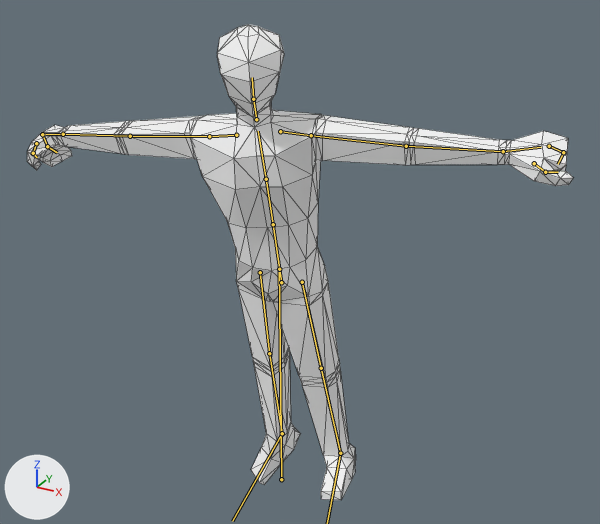
A saved change to the glTF model game/modules/species/Human/models/armature.gltf.
Both versions are drawn from a camera (50 mm lens) standing at (1.136, -1.939, 1.773) and looking at (0.033, 0.067, 0.77). The axes (+X, +Y, +Z) are drawn at lower left. The lights are the same throughout. Both versions are drawn at frame 56 of the action 'animations'; the numbers are the values there. The bones that bend it are drawn over the model as lines. Mesh edges are drawn as thin lines.

Objects in the first picture: 'Male-noimp'.
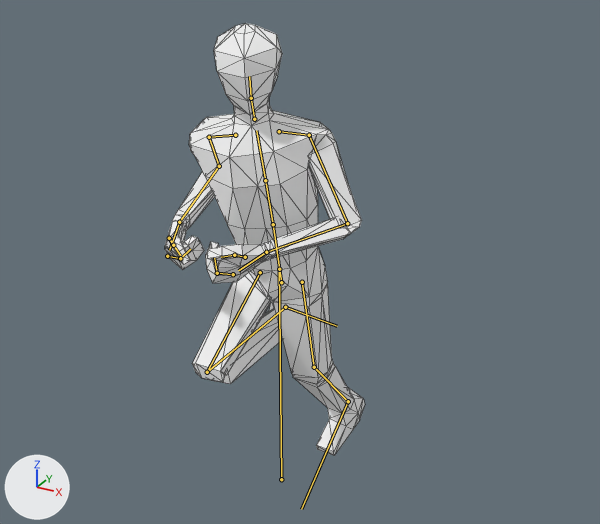
The edits, one by one:
Bone 'left_thigh' (bone_left_thigh) turns from (0, 0, 0) to (-1, -1, 4) degrees about its own x, y and z.
Bone 'left_calf' (bone_left_calf) turns from (0, 0, 0) to (30, 19, 11) degrees about its own x, y and z.
Bone 'right_thigh' (bone_right_thigh) turns from (0, 0, 0) to (-65, -3, 15) degrees about its own x, y and z.
Bone 'right_calf' (bone_right_calf) turns from (0, 0, 0) to (130, 43, -25) degrees about its own x, y and z.
Bone 'spine_1' (bone_spine_1) turns from (-1, 12, 0) to (1, 11, 0) degrees about its own x, y and z.
Bone 'spine_2' (bone_spine_2) turns from (6, 3, 0) to (0, 2, 0) degrees about its own x, y and z.
Bone 'right_upper_arm' (bone_right_upper_arm) turns from (0, 0, 0) to (-55, -34, -21) degrees about its own x, y and z.
Bone 'right_forearm' (bone_right_forearm) turns from (0, 0, 0) to (1, 8, 117) degrees about its own x, y and z.
Bone 'left_upper_arm' (bone_left_upper_arm) turns from (0, 0, 0) to (-79, -33, 38) degrees about its own x, y and z.
Bone 'left_forearm' (bone_left_forearm) turns from (0, 0, 0) to (-95, -12, -13) degrees about its own x, y and z.

Pixel boxes [x1, y1, x2, y2] of what changed, in the pictures (600 x 524 px):
'Male-noimp', posed (63% narrower, 9% shorter)
    before: [27, 24, 573, 500]
    after: [165, 23, 365, 456]
bone 'left_thigh', root to tip
    before: (302, 282) to (321, 368)
    after: (302, 282) to (314, 367)
bone 'left_calf', root to tip
    before: (321, 368) to (340, 453)
    after: (314, 367) to (348, 401)
bone 'right_thigh', root to tip
    before: (260, 272) to (269, 353)
    after: (260, 272) to (207, 372)
bone 'right_calf', root to tip
    before: (269, 353) to (282, 433)
    after: (207, 372) to (285, 307)
bone 'spine_1', root to tip
    before: (273, 224) to (266, 179)
    after: (273, 224) to (265, 180)
bone 'spine_2', root to tip
    before: (266, 179) to (258, 131)
    after: (265, 180) to (256, 130)
bone 'right_upper_arm', root to tip
    before: (209, 136) to (130, 136)
    after: (209, 137) to (219, 166)
bone 'right_forearm', root to tip
    before: (130, 136) to (63, 134)
    after: (219, 166) to (179, 222)
bone 'left_upper_arm', root to tip
    before: (311, 135) to (406, 146)
    after: (309, 135) to (347, 223)
bone 'left_forearm', root to tip
    before: (406, 146) to (503, 151)
    after: (347, 223) to (266, 252)
